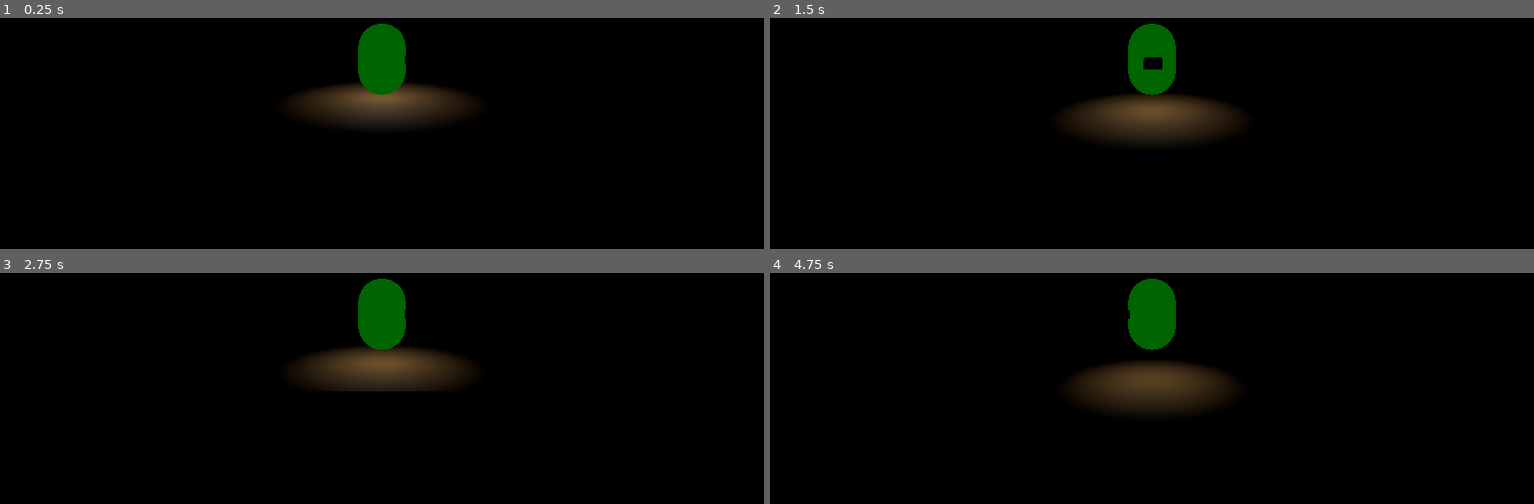
Above: before the commit, frames 1-4 (two rows, left to right).
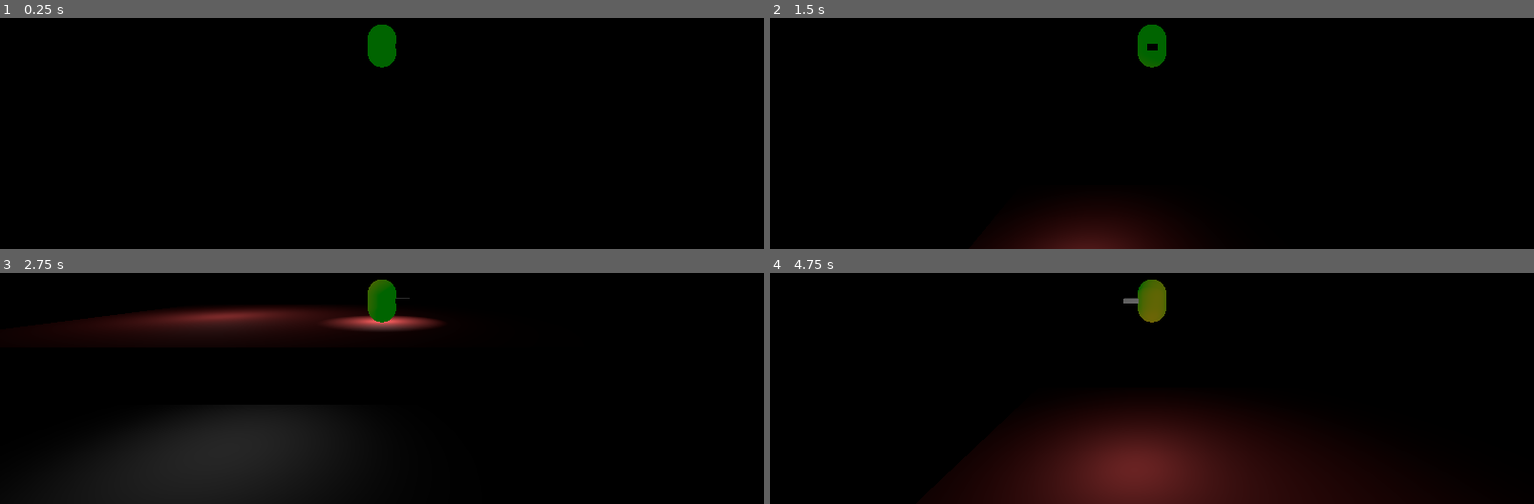
Above: after the commit, the same moments.

Repository: PJaramilloV/Proyecto-Sentidos
Game: Godot game, scene res://test/Test2.tscn
Two runs of this game, one before a commit and one after it. Both use one fixed random seed, a clock stepped at 60 frames per second and the inputs below. This scene is started directly instead of the project's main scene.
Inputs:
- Up to frame 1 (0.25 s): no input
- Up to frame 2 (1.5 s): tap Enter at 0.5 s; hold D (right) 0.53-1.28 s; tap Space (jump) at 0.6, 0.77, 1.07, 1.35 s; hold S (back) from 1.28 s (still down)
- Up to frame 3 (2.75 s): tap Space (jump) at 1.52, 1.82, 2.1 s; release S (back) at 2.03 s; hold D (right) from 2.03 s (still down)
- Up to frame 4 (4.75 s): release D (right) at 2.78 s; hold W (forward) 2.78-3.53 s; tap Space (jump) at 2.85, 3.02, 3.32, 3.6, 3.77, 4.07, 4.35, 4.52 s; hold A (left) from 3.53 s (still down)

The runs differ from the first frame. In frame 1, 4.2% of the frame differs, in the area x 38-62%, y 2-48%; in frame 2, 7.7%; in frame 3, 17%; in frame 4, 21%, in the area x 24-81%, y 2-100%.

Commit message:
[demo] add lights

Diff:
--- /dev/null
+++ b/assets/lights.tscn
@@ -0,0 +1,5 @@
+[gd_scene format=2]
+
+[node name="StepLight" type="OmniLight"]
+omni_range = 10.0
+omni_attenuation = 12.5534
--- a/project.godot
+++ b/project.godot
@@ -42,6 +42,13 @@
  ]
 }
 
+[layer_names]
+
+3d_render/layer_1="Enviroment"
+3d_render/layer_2="Player"
+3d_physics/layer_1="Enviroment"
+3d_physics/layer_2="Player"
+
 [physics]
 
 common/enable_pause_aware_picking=true
--- a/test/Boricchan.gd
+++ b/test/Boricchan.gd
@@ -3,11 +3,16 @@
 export var speed := 1.0
 export var jump_strength := 1.0
 export var gravity := 2.0
+export var timing := 100000.0
 
 var _velocity := Vector3.ZERO
 var _snap_vector := Vector3.DOWN
+var _timer := 0.0
+
 
 onready var _model: Spatial = $capsula
+onready var _light: Spatial = $PlayerLight
+
 
 func _physics_process(delta):
 	var move_direction := Vector3.ZERO
@@ -35,8 +40,22 @@
 		var look_direction = Vector2(_velocity.x, _velocity.z)
 		_model.rotation.y = -look_direction.angle()
 
+
+	var collision_info = move_and_collide(_velocity * delta)
+	print(_timer)
+	print(collision_info)
+	if collision_info:
+		if collision_info.collider.get_collision_layer() == 1 and _timer > timing:
+			var light = load("res://assets/lights.tscn").instance()
+			var position = _light.to_global(_light.translation)
+			# position.y += 0.1
+			light.translate(position)
+			print(position)
+			get_parent().add_child(light)
+			_timer = 0.0
+
 func _process(delta):
-	pass
+	_timer += delta
 
 
 # Declare member variables here. Examples:
--- a/test/StaticBody2.gd
+++ /dev/null
@@ -1,16 +0,0 @@
-extends StaticBody
-
-
-# Declare member variables here. Examples:
-# var a = 2
-# var b = "text"
-
-
-# Called when the node enters the scene tree for the first time.
-func _ready():
-	pass # Replace with function body.
-
-
-# Called every frame. 'delta' is the elapsed time since the previous frame.
-#func _process(delta):
-#	pass
--- a/test/Test2.tscn
+++ b/test/Test2.tscn
@@ -1,7 +1,8 @@
-[gd_scene load_steps=13 format=2]
+[gd_scene load_steps=10 format=2]
 
 [ext_resource path="res://test/Boricchan.gd" type="Script" id=1]
-[ext_resource path="res://test/StaticBody2.gd" type="Script" id=3]
+
+[sub_resource type="CapsuleShape" id=7]
 
 [sub_resource type="CapsuleMesh" id=6]
 
@@ -15,21 +16,16 @@
 emission_operator = 0
 emission_on_uv2 = false
 
-[sub_resource type="CapsuleShape" id=7]
-
-[sub_resource type="CubeMesh" id=8]
-
-[sub_resource type="SpatialMaterial" id=9]
-albedo_color = Color( 0.266667, 0.184314, 0.0588235, 1 )
-
-[sub_resource type="ConvexPolygonShape" id=10]
-points = PoolVector3Array( 1, 1, 1, 1, 1, -1, -1, 1, 1, 1, -1, 1, 1, -1, -1, -1, 1, -1, -1, -1, 1, -1, -1, -1 )
+[sub_resource type="CylinderShape" id=14]
+margin = 0.01
+height = 1.0
 
 [sub_resource type="BoxShape" id=3]
+margin = 0.01
 extents = Vector3( 0.5, 0.5, 0.5 )
 
-[sub_resource type="SpatialMaterial" id=5]
-albedo_color = Color( 0.0470588, 0.690196, 0.0235294, 1 )
+[sub_resource type="SpatialMaterial" id=15]
+albedo_color = Color( 0.572549, 0.184314, 0.184314, 1 )
 
 [sub_resource type="BoxShape" id=11]
 extents = Vector3( 2071.18, 459.997, 1 )
@@ -42,10 +38,29 @@
 [node name="Spatial" type="Spatial"]
 
 [node name="Boricchan" type="KinematicBody" parent="."]
+transform = Transform( 1, 0, 0, 0, 1, 0, 0, 0, 1, 2.10992, 5.23869, 0.704402 )
+collision_layer = 2
 script = ExtResource( 1 )
+jump_strength = 4.0
+gravity = 5.0
+timing = 0.5
+
+[node name="hitbox" type="CollisionShape" parent="Boricchan"]
+transform = Transform( 0.2, 0, 0, 0, -8.74228e-09, -0.2, 0, 0.2, -8.74228e-09, 0, 0.485539, 0 )
+shape = SubResource( 7 )
+
+[node name="Camera" type="Camera" parent="Boricchan"]
+transform = Transform( 1, 0, 0, 0, 1, 0, 0, 0, 1, 0, 0.763222, 4.46866 )
+
+[node name="PlayerLight" type="OmniLight" parent="Boricchan"]
+transform = Transform( 1, 0, 0, 0, 1, 0, 0, 0, 1, 0, 0.397505, 0 )
+light_energy = 3.674
+shadow_enabled = true
+omni_range = 0.94
+omni_attenuation = 1.4455
 
 [node name="capsula" type="CSGMesh" parent="Boricchan"]
-transform = Transform( 0.2, 0, 0, 0, -8.74228e-09, -0.2, 0, 0.2, -8.74228e-09, 0, 0.480835, 0 )
+transform = Transform( 0.2, 0, 0, 0, -8.74228e-09, -0.2, 0, 0.2, -8.74228e-09, 0, 0.480835, -6.93889e-17 )
 mesh = SubResource( 6 )
 material = SubResource( 13 )
 
@@ -55,46 +70,33 @@
 height = 2.04248
 depth = 0.690716
 
-[node name="hitbox" type="CollisionShape" parent="Boricchan"]
-transform = Transform( 0.2, 0, 0, 0, -8.74228e-09, -0.2, 0, 0.2, -8.74228e-09, 0, 0.485539, 0 )
-shape = SubResource( 7 )
-
-[node name="Camera" type="Camera" parent="Boricchan"]
-transform = Transform( 1, 0, 0, 0, 1, 0, 0, 0, 1, 0, 0.763222, 2.70391 )
-
-[node name="OmniLight" type="OmniLight" parent="Boricchan"]
-transform = Transform( 1, 0, 0, 0, 1, 0, 0, 0, 1, 0, 0.397505, 0 )
-light_energy = 3.674
-shadow_enabled = true
-omni_range = 0.94
-omni_attenuation = 1.4455
-
 [node name="piso" type="StaticBody" parent="."]
-transform = Transform( 10, 0, 0, 0, 1, 0, 0, 0, 10, 0, -0.5, 0 )
-
-[node name="CSGCylinder" type="MeshInstance" parent="piso"]
-transform = Transform( 1, 0, 0, 0, 1, 0, 0, 0, 1, 0, -0.42438, -0.858818 )
-mesh = SubResource( 8 )
-material/0 = SubResource( 9 )
+transform = Transform( 10, 0, 0, 0, 1, 0, 0, 0, 10, 0, 0, 0 )
+collision_mask = 2
 
 [node name="CollisionShape" type="CollisionShape" parent="piso"]
-transform = Transform( 1, 0, 0, 0, 1, 0, 0, 0, 1, 0, -0.42438, -0.858818 )
-shape = SubResource( 10 )
+shape = SubResource( 14 )
+
+[node name="CSGCylinder" type="CSGCylinder" parent="piso/CollisionShape"]
+transform = Transform( 1, 0, 0, 0, 1, 0, 0, 0, 1, 0, 0, 0 )
+use_in_baked_light = true
+sides = 36
 
 [node name="bloqueVerde" type="StaticBody" parent="."]
-transform = Transform( 2, 0, 0, 0, 1, 0, 0, 0, 3, -4.60441, 1.38341, 0 )
-script = ExtResource( 3 )
+transform = Transform( 10, 0, 0, 0, 0.5, 0, 0, 0, 5, 5.48874, 2.33941, 0.461534 )
+collision_mask = 2
 
 [node name="CollisionShape" type="CollisionShape" parent="bloqueVerde"]
 shape = SubResource( 3 )
 
-[node name="CSGBox" type="CSGBox" parent="bloqueVerde"]
+[node name="CSGBox" type="CSGBox" parent="bloqueVerde/CollisionShape"]
 width = 1.0
 height = 1.0
 depth = 1.0
-material = SubResource( 5 )
+material = SubResource( 15 )
 
 [node name="muroInvisible" type="StaticBody" parent="."]
+collision_mask = 2
 
 [node name="hitbox" type="CollisionShape" parent="muroInvisible"]
 transform = Transform( 1, 0, 0, 0, 1, 0, 0, 0, 1, 0, 0, 2.46405 )
